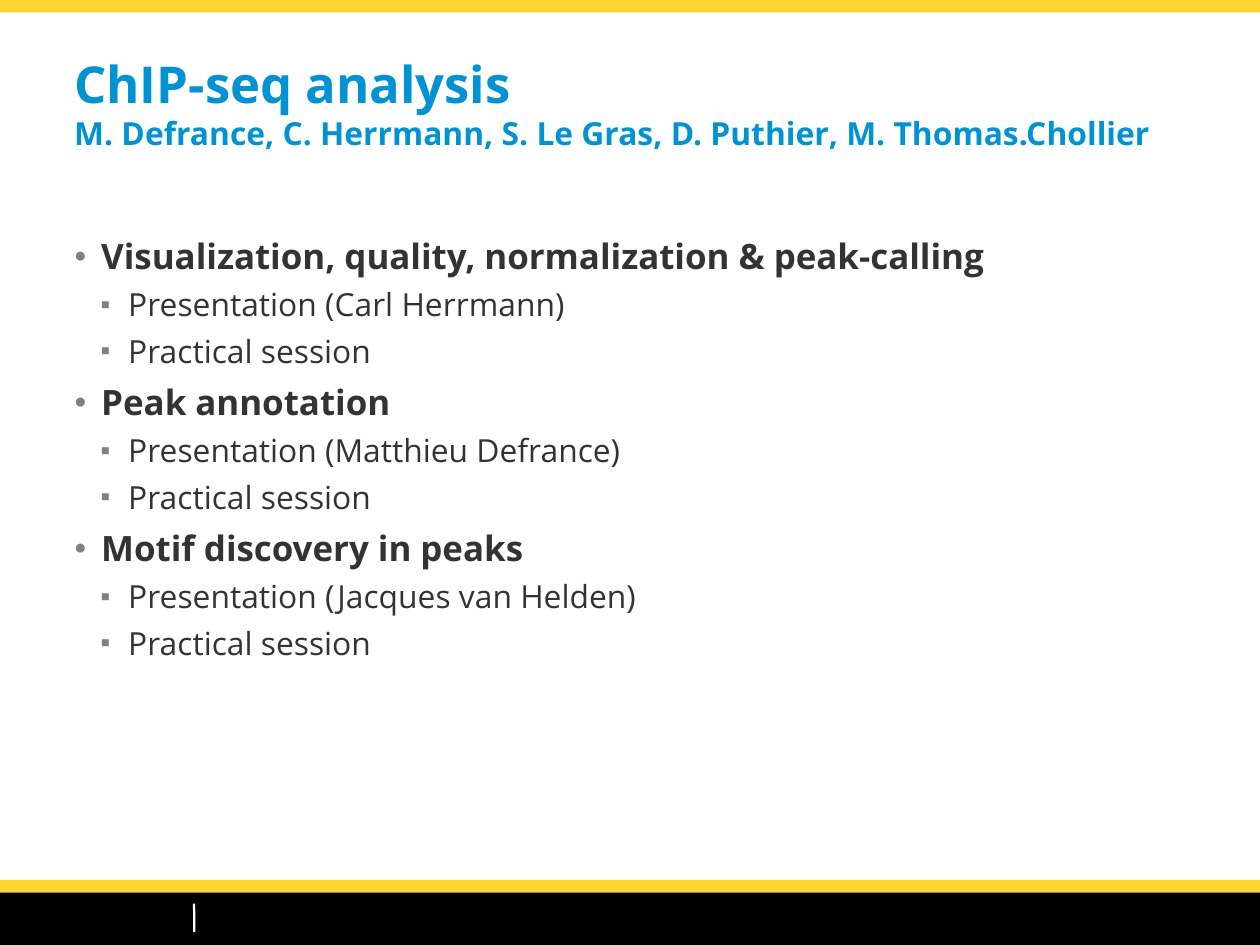
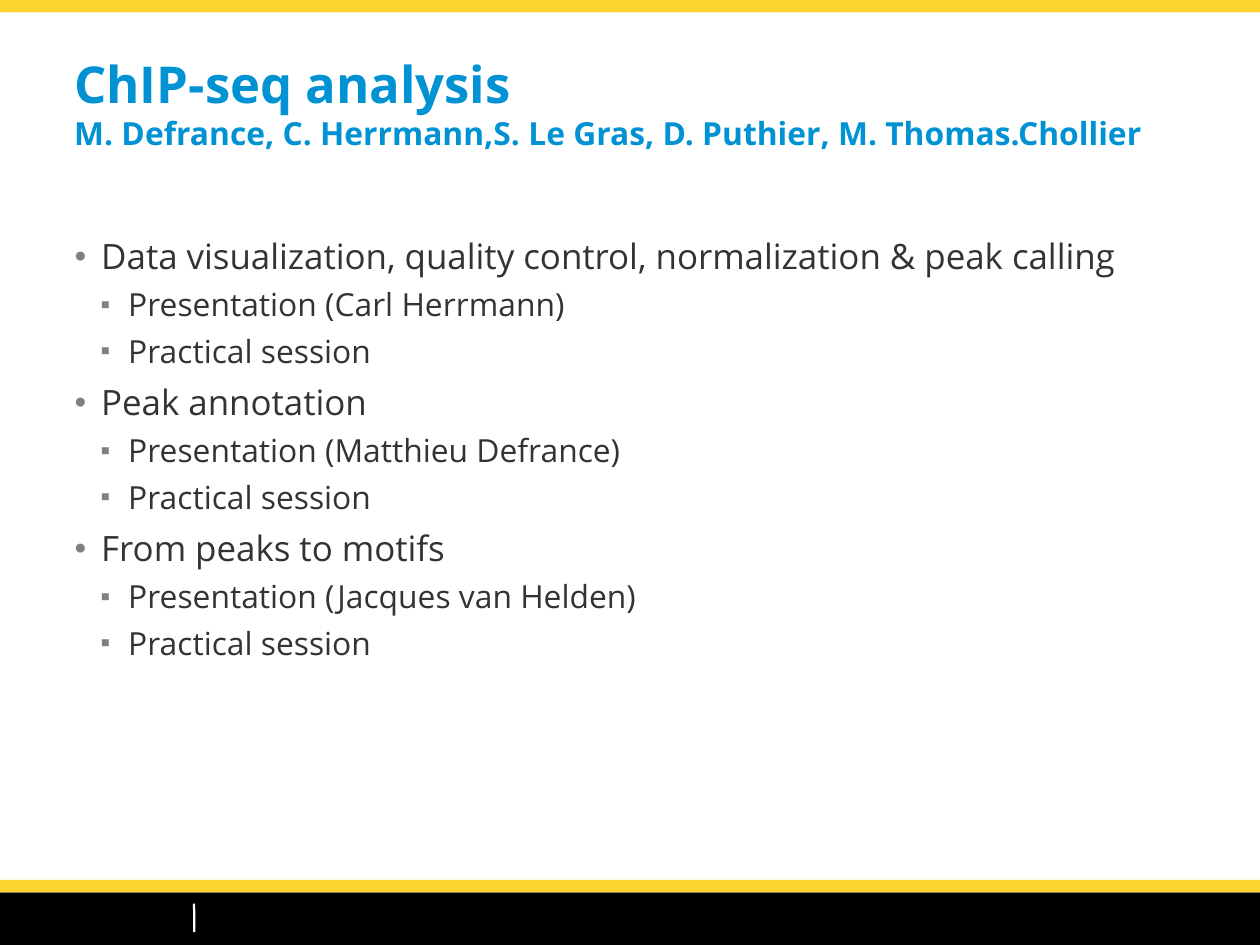
Before and after one commit to dputhier/EBA_2015_ChIP-Seq, a slide deck: slide 1 of slides/chipseq_CarlHerrmann_Roscoff2015.odp. Drawn at 1260x945 pixels with LibreOffice and Linux fonts; fonts in the diff are those of the drawing; background and template pictures are left out. Boxes give left, top, right and bottom in pixels: in the first picture for what was removed or moved away, otherwise in the second. Text is boxed around its words. In the diff, an @@ line names an element or a change of style, - is before the commit and + after.

```diff
--- a/slides/chipseq_CarlHerrmann_Roscoff2015.odp
+++ b/slides/chipseq_CarlHerrmann_Roscoff2015.odp
@@ title at (74,64,1141,149): spaces changed @@
-ChIP-seq analysis
-M. Defrance, C. Herrmann, S. Le Gras, D. Puthier, M. Thomas.Chollier
+ChIP-seq analysis
+M. Defrance, C. Herrmann,S. Le Gras, D. Puthier, M. Thomas.Chollier
@@ text at (101,242,1115,278): text changed; bold off @@
-● Visualization, quality, normalization & peak-calling
+● Data visualization, quality control, normalization & peak calling
@@ text at (101,388,366,416): bold off in "Peak annotation" @@
@@ text at (101,534,445,570): text changed; bold off @@
-● Motif discovery in peaks
+● From peaks to motifs
```
Also in this commit, not shown: 6 other slides changed, 2 slides added, 1 other file.
